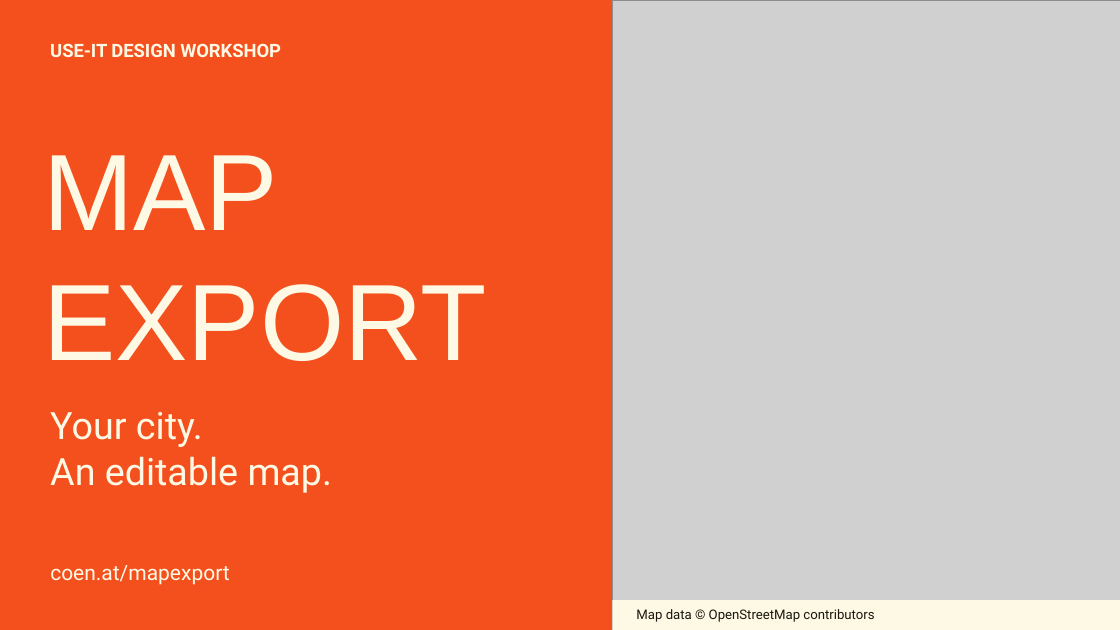
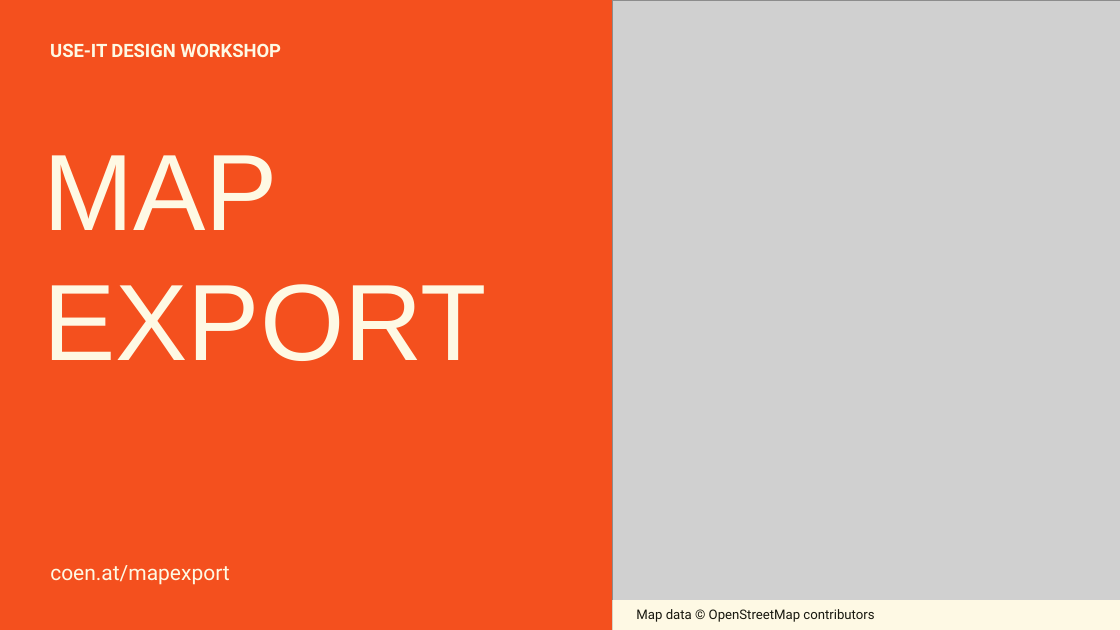
Before and after one commit to shifthappens/MapExport, a slide deck: slide 1 of presentations/mapexport-workshop.pptx. Drawn at 1120x630 pixels with LibreOffice and Linux fonts; fonts in the diff are those of the drawing; grey boxes stand for pictures. Boxes give left, top, right and bottom in pixels: in the first picture for what was removed or moved away, otherwise in the second. Text is boxed around its words. In the diff, an @@ line names an element or a change of style, - is before the commit and + after.

```diff
--- a/presentations/mapexport-workshop.pptx
+++ b/presentations/mapexport-workshop.pptx
@@ text removed at box(50, 412, 332, 493) @@
-Your city.
-An editable map.
```
Also in this commit, not shown: 5 other slides changed, 2 slides removed, 1 other file.
